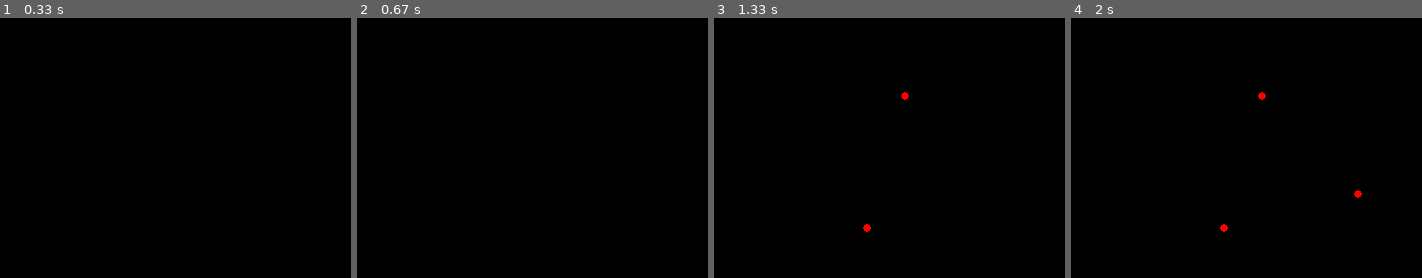
Above: before the commit, frames 1-4 (left to right).
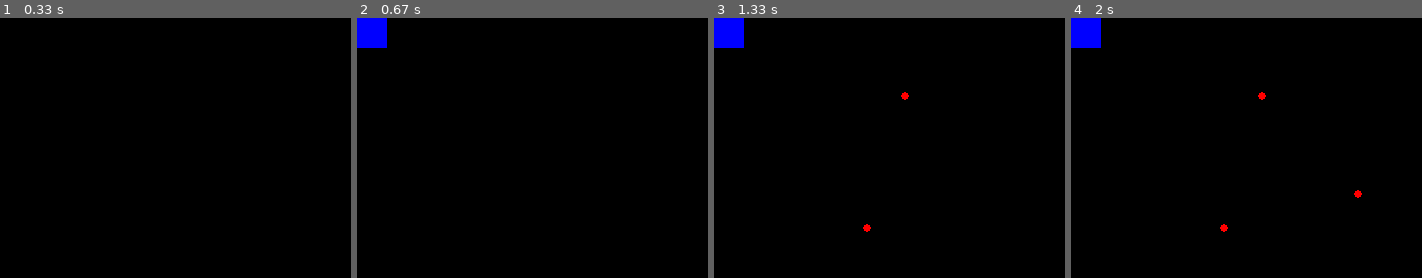
Above: after the commit, the same moments.

Repository: alabayk/paint_on_pygame
Game: pygame game, started from paint.py
Two runs of this game, one before a commit and one after it. Both use one fixed random seed, a clock stepped at 60 frames per second and the inputs below.
Inputs (mouse positions are % of the whole screen's width and height, from its top left):
- Up to frame 1 (0.33 s): no input
- Up to frame 2 (0.67 s): press the mouse at (57, 65) at 0.37 s; move the mouse to (44, 62) at 0.47 s; release the mouse at (30, 59) at 0.6 s
- Up to frame 3 (1.33 s): click (22, 40) at 0.72 s; click (27, 15) at 1.05 s
- Up to frame 4 (2 s): click (58, 70) at 1.43 s; click (41, 34) at 1.73 s
The pictures show only the part of the screen within x 0-50%, y 0-50%; the shares and areas given below are measured in that part.

Frame 1 is identical in both runs. In frame 2, 1.0% of the frame differs, in the area x 0-9%, y 0-12%; in frame 3, 1.0%; in frame 4, 1.0%.

Commit message:
переключение между инструментами нажатием на квадратик

Diff:
--- a/paint.py
+++ b/paint.py
@@ -5,18 +5,36 @@
 screen = pygame.display.set_mode([width, height])
 running = True
 flag_ris = True
+flag_lastika = False
 nazhat = False
 rad = 4
 
 while running:
+    if flag_ris:
+        pygame.draw.rect(screen, pygame.Color('Blue'), [0, 0, 30, 30], )
+    elif flag_lastika:
+        pygame.draw.rect(screen, pygame.Color('Green'), [0, 0, 30, 30], )
     for event in pygame.event.get():
         if event.type == pygame.QUIT:
             running = False
-        if event.type == pygame.MOUSEBUTTONDOWN:
+        if event.type == pygame.MOUSEBUTTONDOWN and event.pos[0] > 30 and event.pos[1] > 30:
             nazhat = True
+        if event.type == pygame.MOUSEBUTTONDOWN and event.pos[0] <= 30 and event.pos[1] <= 30 and flag_ris:
+            flag_ris = False
+            flag_lastika = True
+            pygame.draw.rect(screen, pygame.Color('Green'), [0, 0, 30, 30], )
+            pygame.display.update()
+        elif event.type == pygame.MOUSEBUTTONDOWN and event.pos[0] <= 30 and event.pos[1] <= 30 and flag_lastika:
+            flag_ris = True
+            flag_lastika = False
+            pygame.draw.rect(screen, pygame.Color('Blue'), [0, 0, 30, 30], )
+            pygame.display.update()
         if event.type == pygame.MOUSEBUTTONUP:
             nazhat = False
 
     if flag_ris and nazhat:
         pygame.draw.circle(screen, pygame.Color('RED'), pygame.mouse.get_pos(), rad)
         pygame.display.update()
+    elif flag_lastika and nazhat:
+        pygame.draw.circle(screen, pygame.Color('black'), pygame.mouse.get_pos(), rad)
+        pygame.display.update()
